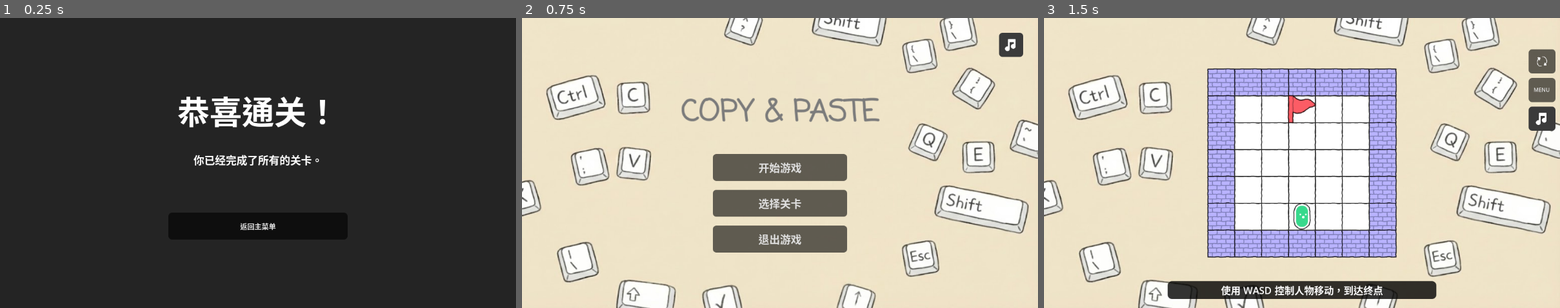
Above: before the commit, frames 1-3 (left to right).
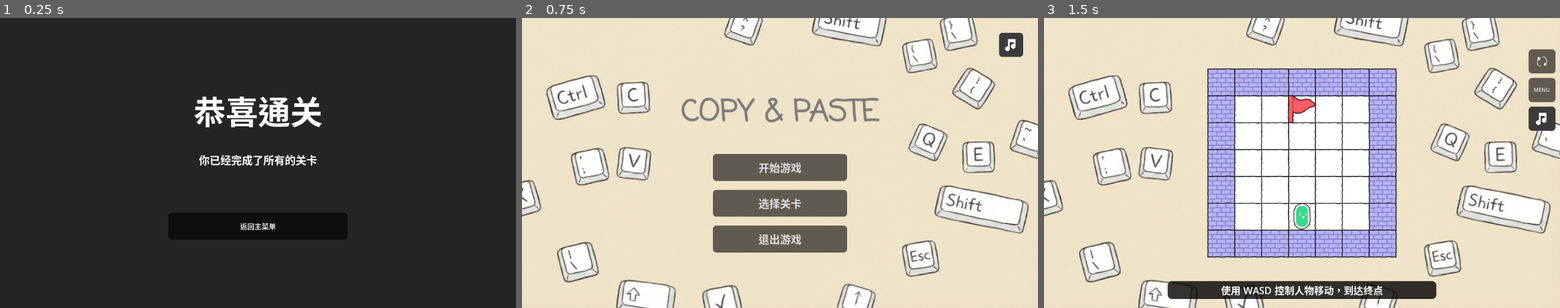
Above: after the commit, the same moments.

Repository: 494311870/jam-mask
Game: Godot game, scene res://scenes/win_screen.tscn
The game is run twice, just before and just after one commit, with the same random seed, the same clock (stepped at 60 frames per second) and the same inputs. This scene is started directly instead of the project's main scene.
Inputs:
- Up to frame 1 (0.25 s): no input
- Up to frame 2 (0.75 s): click "返回主菜单" at 0.5 s
- Up to frame 3 (1.5 s): click "开始游戏" at 1.25 s

The runs differ from the first frame. In frame 1, 2.4% of the frame differs, in the area x 34-64%, y 26-51%; in frame 2, nothing differs; in frame 3, nothing differs.

Commit message:
fix: 修复胜利界面

Diff:
--- a/scenes/level_selection.tscn
+++ b/scenes/level_selection.tscn
@@ -11,7 +11,7 @@
 anchor_bottom = 1.0
 grow_horizontal = 2
 grow_vertical = 2
-color = Color(0.12549, 0.12549, 0.12549, 0.901961)
+color = Color(0.1, 0.1, 0.1, 0.9019608)
 
 [node name="MarginContainer" type="MarginContainer" parent="."]
 anchors_preset = 15
--- a/scenes/win_screen.tscn
+++ b/scenes/win_screen.tscn
@@ -1,7 +1,7 @@
 [gd_scene load_steps=3 format=3 uid="uid://d3y7v8u8q4b6v"]
 
-[ext_resource type="Script" path="res://scenes/win_screen.gd" id="1_win"]
-[ext_resource type="Theme" uid="uid://b8y7v8u8q4b6v" path="res://themes/main_theme.tres" id="2_theme"]
+[ext_resource type="Script" uid="uid://td324x2pktfu" path="res://scenes/win_screen.gd" id="1_win"]
+[ext_resource type="Theme" uid="uid://d11gdhjmp4wf7" path="res://scenes/main_theme.tres" id="2_theme"]
 
 [node name="WinScreen" type="CanvasLayer"]
 script = ExtResource("1_win")
@@ -30,13 +30,13 @@
 [node name="Title" type="Label" parent="CenterContainer/VBoxContainer"]
 layout_mode = 2
 theme_override_font_sizes/font_size = 72
-text = "恭喜通关！"
+text = "恭喜通关"
 horizontal_alignment = 1
 
 [node name="Message" type="Label" parent="CenterContainer/VBoxContainer"]
 layout_mode = 2
 theme_override_font_sizes/font_size = 24
-text = "你已经完成了所有的关卡。"
+text = "你已经完成了所有的关卡"
 horizontal_alignment = 1
 
 [node name="Spacer" type="Control" parent="CenterContainer/VBoxContainer"]
Not shown: 1 places in scenes/level_selection.tscn that only renumber resources
